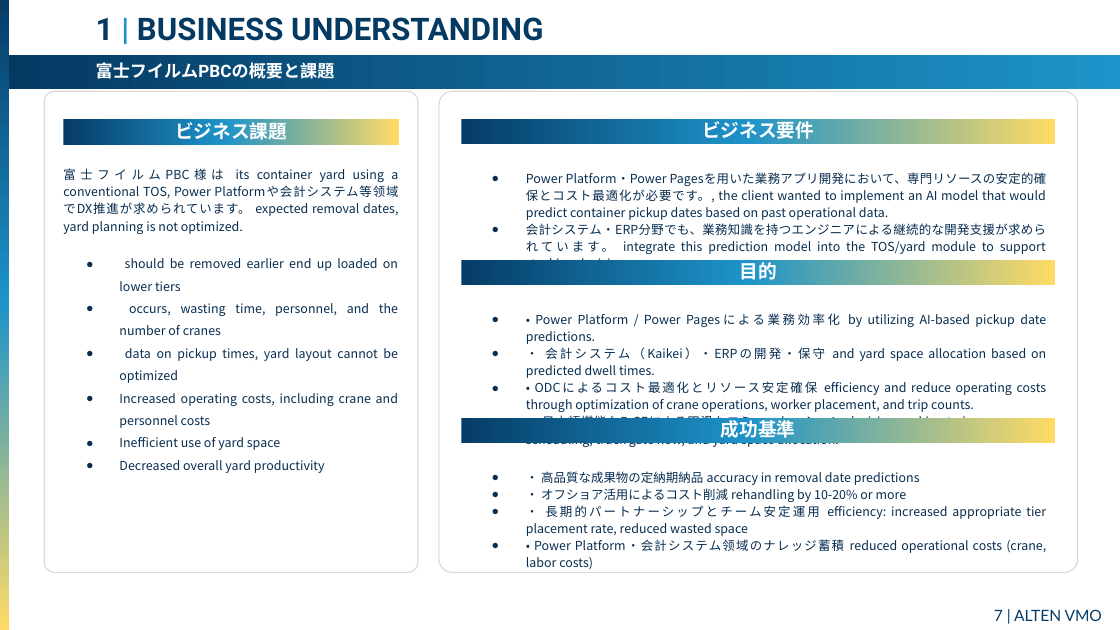
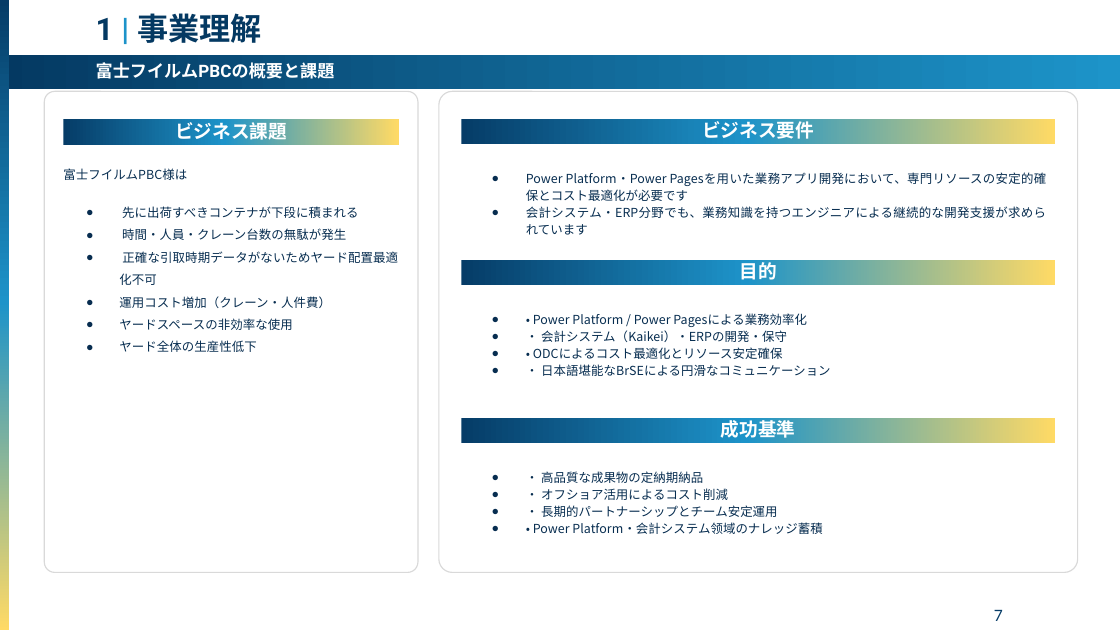
Before and after one commit to sslakd/Utility-app, a slide deck: slide 7 of Fujifilm_ODC_Proposal_JP.pptx. Drawn at 1120x630 pixels with LibreOffice and Linux fonts; fonts in the diff are those of the drawing. Boxes give left, top, right and bottom in pixels: in the first picture for what was removed or moved away, otherwise in the second. Text is boxed around its words. In the diff, an @@ line names an element or a change of style, - is before the commit and + after.

```diff
--- a/Fujifilm_ODC_Proposal_JP.pptx
+++ b/Fujifilm_ODC_Proposal_JP.pptx
@@ text at [96, 13, 262, 43]: text changed @@
-1 | BUSINESS UNDERSTANDING
+1 | 事業理解
@@ text at [63, 168, 398, 352]: text changed @@
-富士フイルムPBC様は its container yard using a conventional TOS, Power Platformや会計システム等领域でDX推進が求められています。 expected removal dates, yard planning is not optimized.
-● should be removed earlier end up loaded on lower tiers
-● occurs, wasting time, personnel, and the number of cranes
-● data on pickup times, yard layout cannot be optimized
-● Increased operating costs, including crane and personnel costs
-● Inefficient use of yard space
-● Decreased overall yard productivity
+富士フイルムPBC様は
+● 先に出荷すべきコンテナが下段に積まれる
+● 時間・人員・クレーン台数の無駄が発生
+● 正確な引取時期データがないためヤード配置最適化不可
+● 運用コスト増加（クレーン・人件費）
+● ヤードスペースの非効率な使用
+● ヤード全体の生産性低下
@@ text at [526, 172, 1047, 235]: text changed @@
-● Power Platform・Power Pagesを用いた業務アプリ開発において、専門リソースの安定的確保とコスト最適化が必要です。, the client wanted to implement an AI model that would predict container pickup dates based on past operational data.
-● 会計システム・ERP分野でも、業務知識を持つエンジニアによる継続的な開発支援が求められています。 integrate this prediction model into the TOS/yard module to support stacking decisions.
+● Power Platform・Power Pagesを用いた業務アプリ開発において、専門リソースの安定的確保とコスト最適化が必要です
+● 会計システム・ERP分野でも、業務知識を持つエンジニアによる継続的な開発支援が求められています
@@ text at [533, 313, 831, 376]: text changed @@
-● • Power Platform / Power Pagesによる業務効率化 by utilizing AI-based pickup date predictions.
-● • 会計システム（Kaikei）・ERPの開発・保守 and yard space allocation based on predicted dwell times.
-● • ODCによるコスト最適化とリソース安定確保 efficiency and reduce operating costs through optimization of crane operations, worker placement, and trip counts.
-● • 日本語堪能なBrSEによる円滑なコミュニケーション decision-making to improve crane scheduling, truck gate flow, and yard space allocation.
+● • Power Platform / Power Pagesによる業務効率化
+● • 会計システム（Kaikei）・ERPの開発・保守
+● • ODCによるコスト最適化とリソース安定確保
+● • 日本語堪能なBrSEによる円滑なコミュニケーション
@@ text at [533, 471, 822, 534]: text changed @@
-● • 高品質な成果物の定納期納品 accuracy in removal date predictions
-● • オフショア活用によるコスト削減 rehandling by 10-20% or more
-● • 長期的パートナーシップとチーム安定運用 efficiency: increased appropriate tier placement rate, reduced wasted space
-● • Power Platform・会計システム领域のナレッジ蓄積 reduced operational costs (crane, labor costs)
+● • 高品質な成果物の定納期納品
+● • オフショア活用によるコスト削減
+● • 長期的パートナーシップとチーム安定運用
+● • Power Platform・会計システム领域のナレッジ蓄積
@@ page number at [994, 610, 1003, 621]: text changed @@
-7 | ALTEN VMO
+7
```
Also in this commit, not shown: 20 other slides changed, 1 slide added, 1 slide removed.
